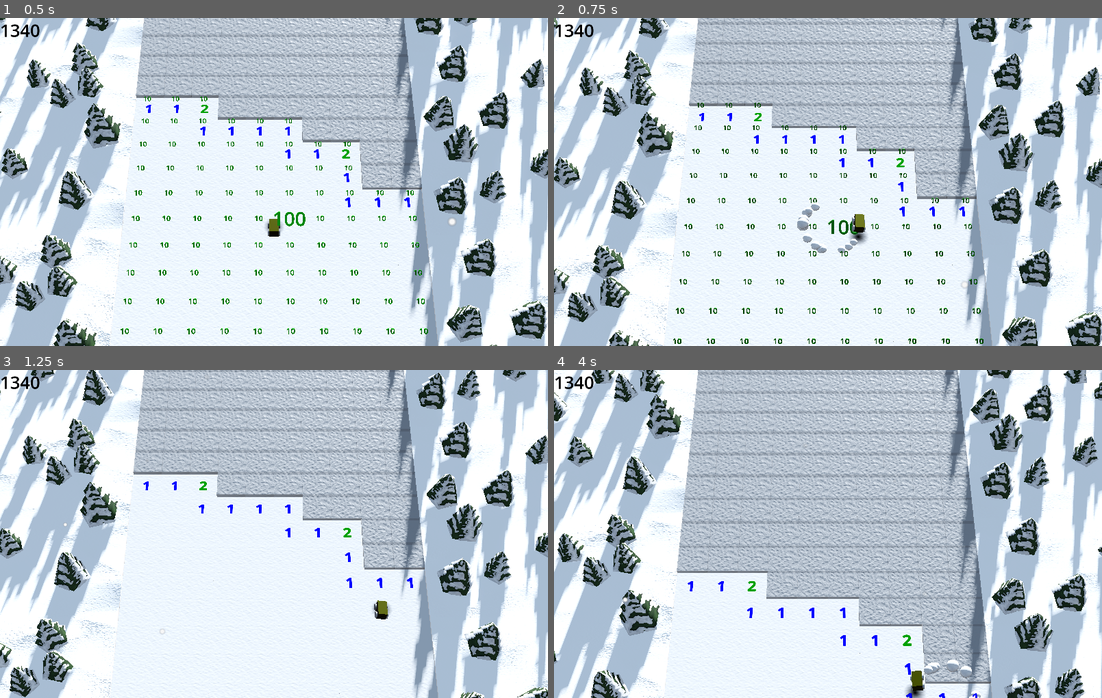
Above: before the commit, frames 1-4 (two rows, left to right).
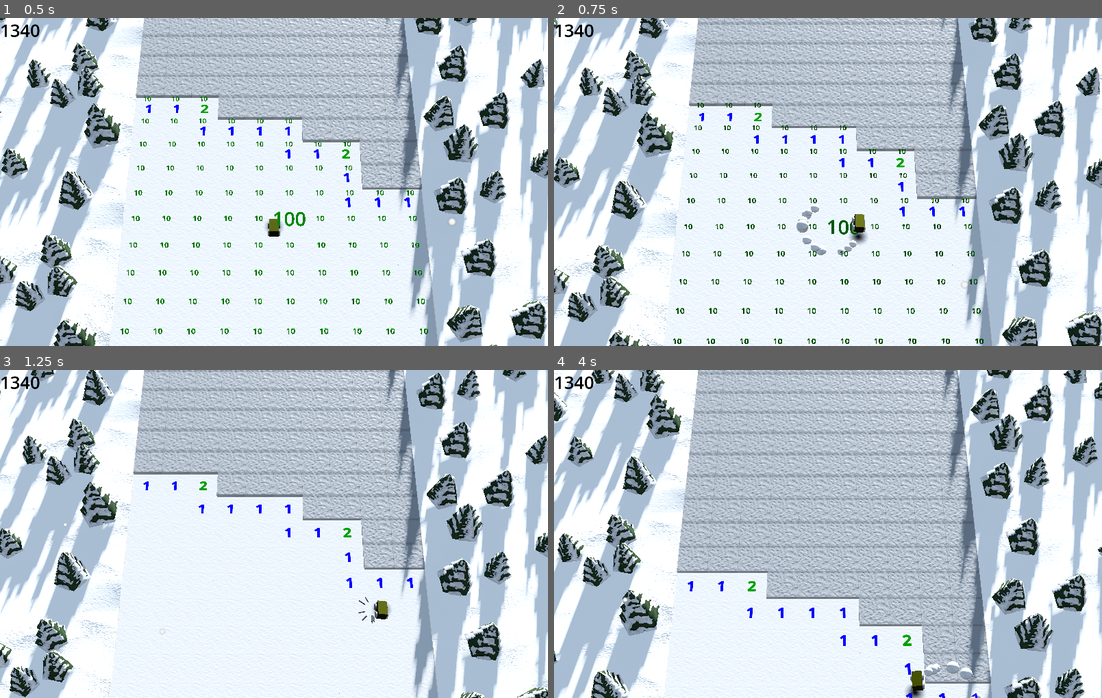
Above: after the commit, the same moments.

Repository: Blubtastic/minesweeper_2
Game: Godot game, scene res://Main.tscn
Two runs of this game, one before a commit and one after it. Both use one fixed random seed, a clock stepped at 60 frames per second and the inputs below.
Inputs (mouse positions are in pixels of both pictures, inside the frame that each line leads up to):
- Up to frame 1 (0.5 s): no input
- Up to frame 2 (0.75 s): tap Enter (ui_accept) at 0.5 s; move the mouse to (948, 165) at 0.52 s; hold Right (ui_right) from 0.53 s (still down); tap O at 0.6 s; click (948, 165) at 0.67 s
- Up to frame 3 (1.25 s): keep holding Right (ui_right); tap Enter (ui_accept) at 0.77 s
- Up to frame 4 (4 s): release Right (ui_right) at 1.25 s; drag from (718, 550) to (800, 599) at 1.27 s; move the mouse to (882, 461) at 2.02 s; hold Right (ui_right) 2.03-2.75 s; tap Shift at 2.1 s; drag from (800, 599) to (663, 484) at 2.77 s; move the mouse to (992, 583) at 3.52 s; hold Left (ui_left) from 3.53 s (still down); tap O at 3.6 s; tap Enter (ui_accept) at 3.77 s

Frame 1 is identical in both runs. In frame 2, 0.2% of the frame differs, in the area x 27-56%, y 56-76%; in frame 3, less than 0.1%; in frame 4, 0.1%.

Commit message:
feat: sparks on landing2

Diff:
--- /dev/null
+++ b/features/Sparks/Sparks.tscn
@@ -0,0 +1,44 @@
+[gd_scene load_steps=6 format=3 uid="uid://dvabslbqfwp0v"]
+
+[sub_resource type="Curve" id="Curve_i42mu"]
+_data = [Vector2(0, 1), 0.0, 0.0, 0, 0, Vector2(0.174603, 1), 0.0, 0.0, 0, 0, Vector2(1, 0), 0.0, 0.0, 0, 0]
+point_count = 3
+
+[sub_resource type="CurveTexture" id="CurveTexture_34bjp"]
+curve = SubResource("Curve_i42mu")
+
+[sub_resource type="ParticleProcessMaterial" id="ParticleProcessMaterial_mx354"]
+particle_flag_align_y = true
+direction = Vector3(0, 0, 0)
+spread = 180.0
+flatness = 0.93
+initial_velocity_min = 5.0
+initial_velocity_max = 5.0
+gravity = Vector3(0, 0, 0)
+scale_min = 2.0
+scale_max = 3.0
+scale_curve = SubResource("CurveTexture_34bjp")
+color = Color(0.2484, 0.2484, 0.2484, 1)
+
+[sub_resource type="StandardMaterial3D" id="StandardMaterial3D_xpe3w"]
+vertex_color_use_as_albedo = true
+emission = Color(1, 1, 0, 1)
+emission_energy_multiplier = 10.0
+disable_receive_shadows = true
+
+[sub_resource type="CylinderMesh" id="CylinderMesh_vdkyx"]
+material = SubResource("StandardMaterial3D_xpe3w")
+top_radius = 0.01
+bottom_radius = 0.01
+height = 0.1
+radial_segments = 4
+rings = 1
+
+[node name="Sparks" type="GPUParticles3D"]
+cast_shadow = 0
+emitting = false
+lifetime = 0.2
+one_shot = true
+explosiveness = 1.0
+process_material = SubResource("ParticleProcessMaterial_mx354")
+draw_pass_1 = SubResource("CylinderMesh_vdkyx")
--- a/shared/player/Player.tscn
+++ b/shared/player/Player.tscn
@@ -1,9 +1,10 @@
-[gd_scene load_steps=25 format=3 uid="uid://dqeksnc1bqwgt"]
+[gd_scene load_steps=26 format=3 uid="uid://dqeksnc1bqwgt"]
 
 [ext_resource type="Script" path="res://shared/player/player.gd" id="1_fjkuh"]
 [ext_resource type="PackedScene" uid="uid://ddwftyj3tif34" path="res://features/Poof/Poof.tscn" id="3_b81g5"]
 [ext_resource type="Script" path="res://shared/player/fade_emission_gradually.gd" id="3_jlho0"]
 [ext_resource type="PackedScene" uid="uid://drynt1383xlht" path="res://shared/cube/TrailVFX.tscn" id="3_rkr5s"]
+[ext_resource type="PackedScene" uid="uid://dvabslbqfwp0v" path="res://features/Sparks/Sparks.tscn" id="4_j4a84"]
 [ext_resource type="PackedScene" path="res://shared/PlayerShadow.tscn" id="4_vrm5f"]
 
 [sub_resource type="BoxShape3D" id="BoxShape3D_4to0f"]
@@ -136,6 +137,10 @@
 metadata/_edit_group_ = true
 
 [node name="Poof" parent="AlivePlayer" instance=ExtResource("3_b81g5")]
+transform = Transform3D(1, 0, 0, 0, 1, 0, 0, 0, 1, 0, -0.103678, 0)
+
+[node name="Sparks" parent="AlivePlayer" instance=ExtResource("4_j4a84")]
+transform = Transform3D(1, 0, 0, 0, 1, 0, 0, 0, 1, 0, -0.0995955, 0)
 
 [node name="Collision" type="CollisionShape3D" parent="AlivePlayer"]
 shape = SubResource("BoxShape3D_4to0f")
--- a/shared/player/player.gd
+++ b/shared/player/player.gd
@@ -17,6 +17,7 @@
 @onready var body: MeshInstance3D = $PlayerModel/Body
 @onready var glow_animation_player: AnimationPlayer = $GlowAnimationPlayer
 @onready var poof: GPUParticles3D = $Poof
+@onready var sparks: GPUParticles3D = $Sparks
 
 func _physics_process(delta: float) -> void:
 	var cubes = get_tree().get_nodes_in_group("cubes")
@@ -27,6 +28,8 @@
 
 	if not is_on_floor():
 		velocity += get_gravity() * 2 * delta
+	else:
+		sparks.emitting = true
 
 	if Input.is_action_just_pressed("ui_accept") and is_on_floor():
 		velocity.y = JUMP_VELOCITY
